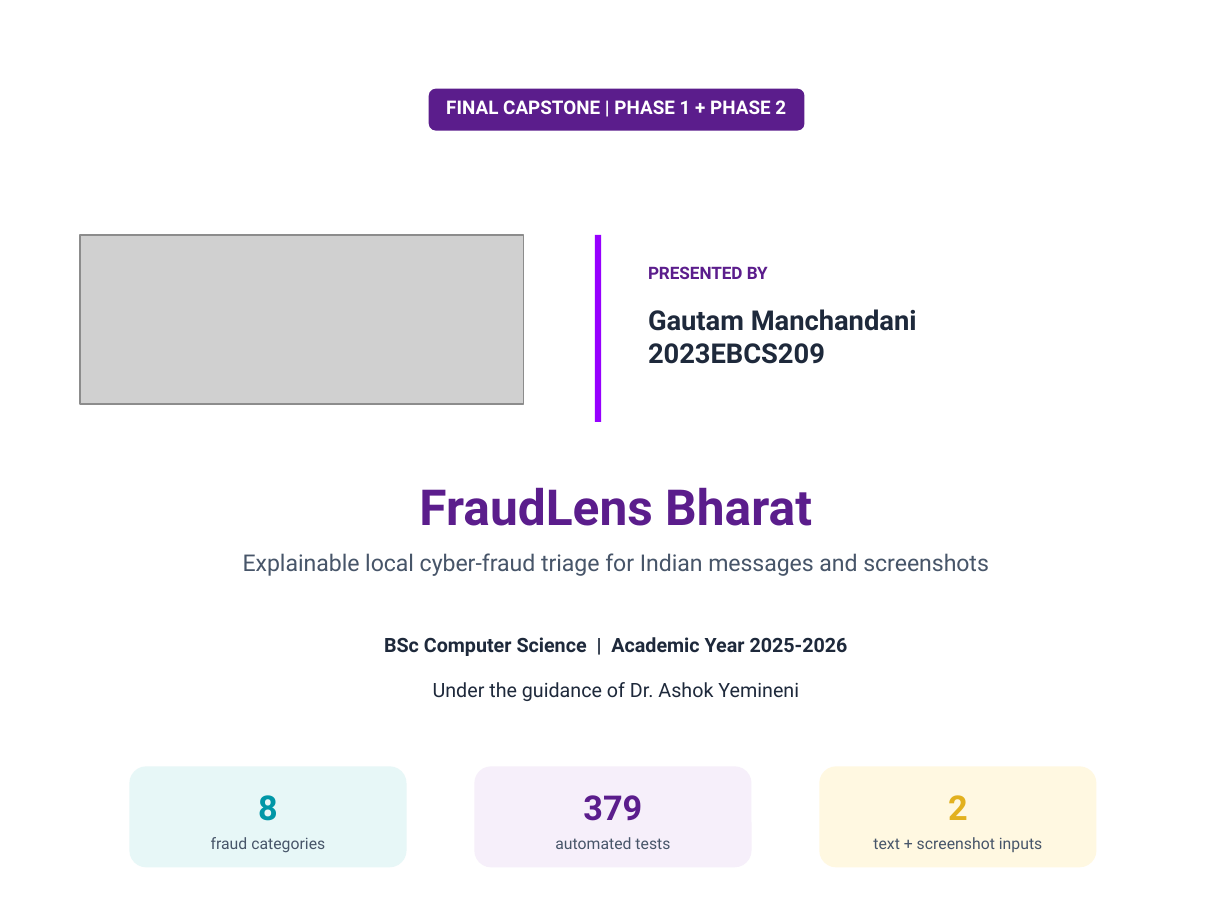
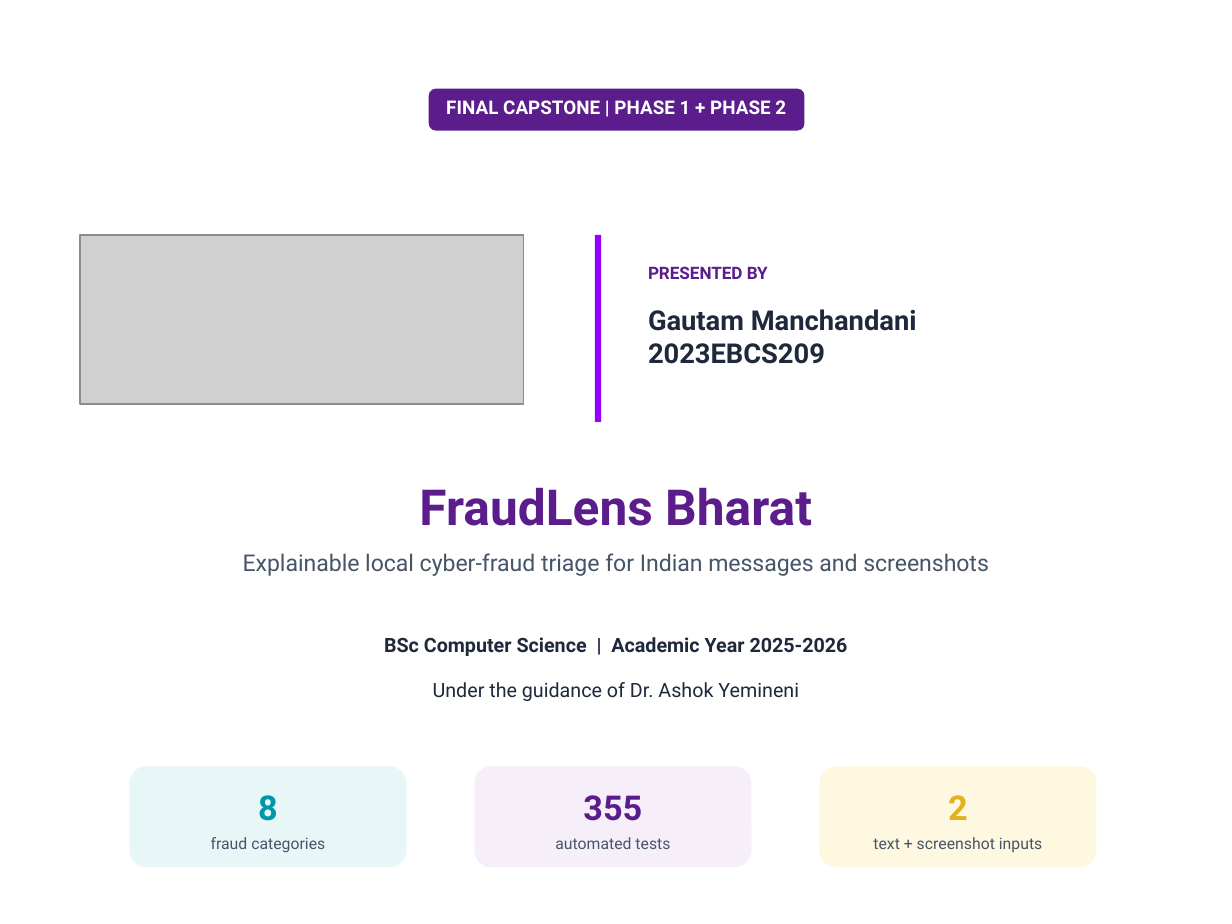
Before and after one commit to GautamBytes/fraudlens-bharat-phase-1, a slide deck: slide 1 of docs/presentation/fraudlens-bharat-final-capstone.pptx. Drawn at 1232x924 pixels with LibreOffice and Linux fonts; fonts in the diff are those of the drawing; grey boxes stand for pictures; background and template pictures are left out. Boxes give left, top, right and bottom in pixels: in the first picture for what was removed or moved away, otherwise in the second. Text is boxed around its words. In the diff, an @@ line names an element or a change of style, - is before the commit and + after.

```diff
--- a/docs/presentation/fraudlens-bharat-final-capstone.pptx
+++ b/docs/presentation/fraudlens-bharat-final-capstone.pptx
@@ text at bbox=[583, 795, 642, 821]: text changed @@
-379
+355
```
Also in this commit, not shown: 2 other slides changed, 11 other files.
